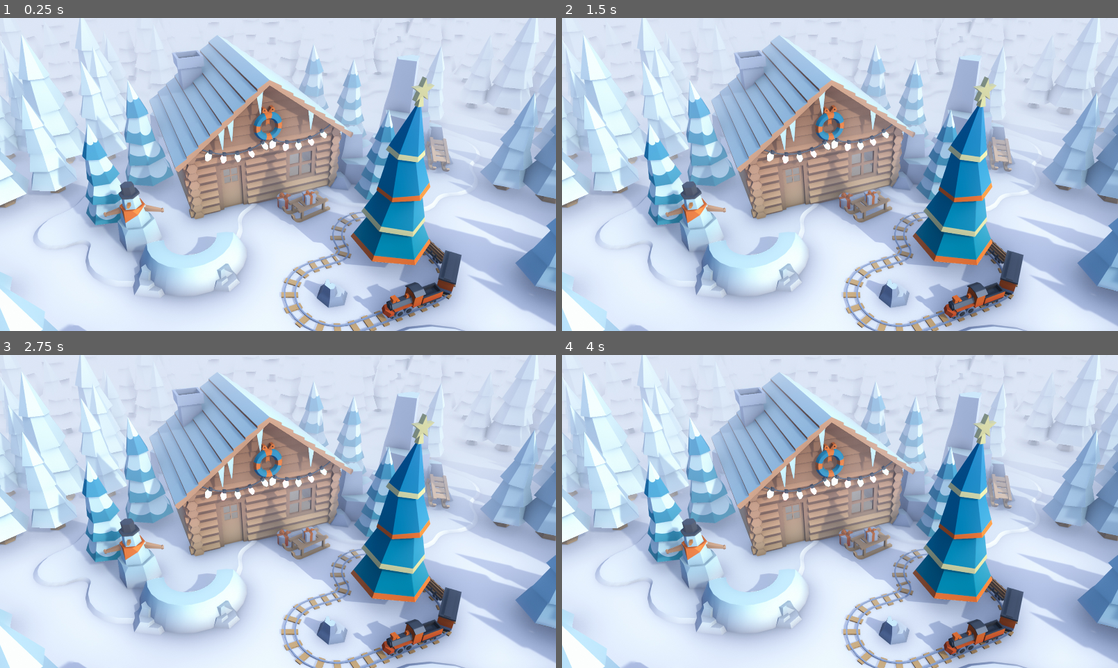
Above: before the commit, frames 1-4 (two rows, left to right).
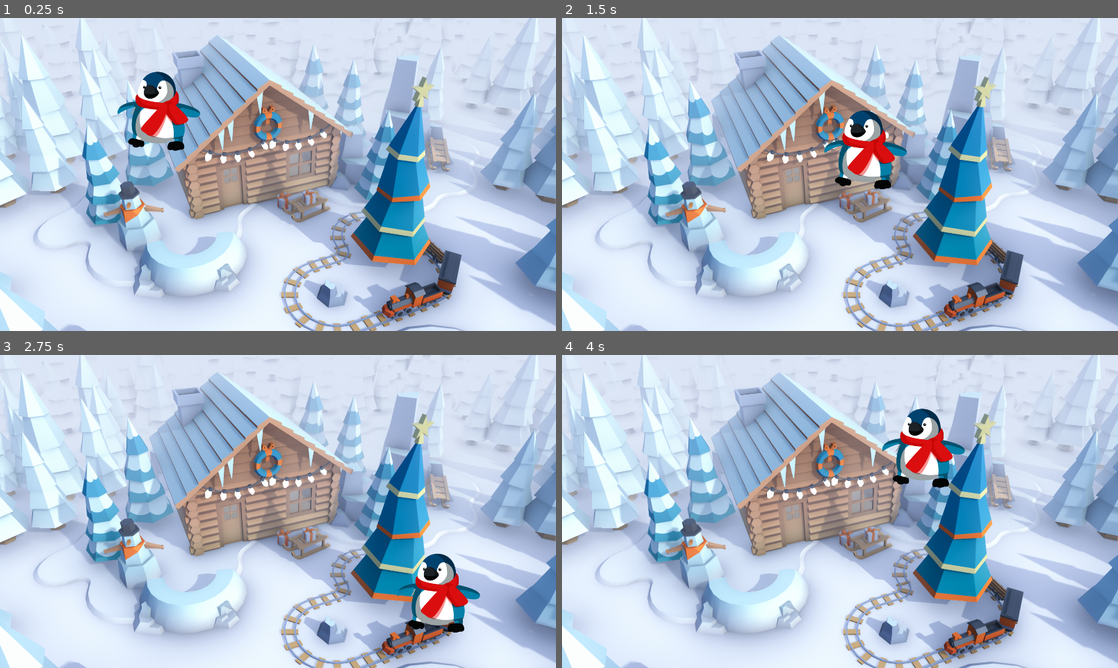
Above: after the commit, the same moments.

Repository: tobynk/toby-final-project
Game: Godot game, scene res://world.tscn
Two runs of this game, one before a commit and one after it. Both use one fixed random seed, a clock stepped at 60 frames per second and the inputs below. Before the commit the project has no main scene; this scene is started directly in both runs.
Inputs:
- Up to frame 1 (0.25 s): no input
- Up to frame 2 (1.5 s): tap Enter at 0.5 s; hold D (move_right, bound only after the commit) 0.53-1.28 s; hold S (move_down, bound only after the commit) from 1.28 s (still down)
- Up to frame 3 (2.75 s): release S (move_down, bound only after the commit) at 2.03 s; hold D (move_right, bound only after the commit) from 2.03 s (still down)
- Up to frame 4 (4 s): release D (move_right, bound only after the commit) at 2.78 s; hold W (move_up, bound only after the commit) 2.78-3.53 s; hold A (move_left, bound only after the commit) from 3.53 s (still down)

The runs differ from the first frame. In frame 1, 2.1% of the frame differs, in the area x 21-36%, y 17-43%; in frame 2, 2.0%; in frame 3, 2.0%; in frame 4, 2.1%, in the area x 57-73%, y 17-43%.

Commit message:
player scene complete

Diff:
--- /dev/null
+++ b/Your-Name-Semester01-Performance-Task/Player.gd
@@ -0,0 +1,18 @@
+extends Area2D
+@export var speed = 400
+
+
+# Called every frame. 'delta' is the elapsed time since the previous frame.
+func _process(delta):
+	var velocity = Vector2.ZERO
+	if Input.is_action_pressed("move_right"):
+		velocity.x += 1
+	if Input.is_action_pressed("move_left"):
+		velocity.x -= 1
+	if Input.is_action_pressed("move_down"):
+		velocity.y += 1
+	if Input.is_action_pressed("move_up"):
+		velocity.y -= 1
+	if velocity.length() > 0:
+		velocity = velocity.normalized() * speed
+	position += velocity * delta
--- /dev/null
+++ b/Your-Name-Semester01-Performance-Task/player.tscn
@@ -0,0 +1,17 @@
+[gd_scene load_steps=4 format=3 uid="uid://cg23ckt6lec6f"]
+
+[ext_resource type="Script" path="res://Player.gd" id="1_ae80h"]
+[ext_resource type="Texture2D" uid="uid://vs551jdj25r0" path="res://assets/player.png" id="2_yi372"]
+
+[sub_resource type="RectangleShape2D" id="RectangleShape2D_cy25u"]
+size = Vector2(291, 273)
+
+[node name="Player" type="Area2D"]
+script = ExtResource("1_ae80h")
+
+[node name="Sprite2D" type="Sprite2D" parent="."]
+texture = ExtResource("2_yi372")
+
+[node name="CollisionShape2D" type="CollisionShape2D" parent="."]
+position = Vector2(-0.5, -1.5)
+shape = SubResource("RectangleShape2D_cy25u")
--- a/Your-Name-Semester01-Performance-Task/project.godot
+++ b/Your-Name-Semester01-Performance-Task/project.godot
@@ -11,8 +11,36 @@
 [application]
 
 config/name="Your-Name-Performance-Task"
+run/main_scene="res://world.tscn"
 config/features=PackedStringArray("4.1", "Forward Plus")
 
 [display]
 
 window/stretch/mode="canvas_items"
+
+[input]
+
+move_left={
+"deadzone": 0.5,
+"events": [Object(InputEventKey,"resource_local_to_scene":false,"resource_name":"","device":-1,"window_id":0,"alt_pressed":false,"shift_pressed":false,"ctrl_pressed":false,"meta_pressed":false,"pressed":false,"keycode":0,"physical_keycode":65,"key_label":0,"unicode":97,"echo":false,"script":null)
+, Object(InputEventKey,"resource_local_to_scene":false,"resource_name":"","device":-1,"window_id":0,"alt_pressed":false,"shift_pressed":false,"ctrl_pressed":false,"meta_pressed":false,"pressed":false,"keycode":0,"physical_keycode":4194319,"key_label":0,"unicode":0,"echo":false,"script":null)
+]
+}
+move_right={
+"deadzone": 0.5,
+"events": [Object(InputEventKey,"resource_local_to_scene":false,"resource_name":"","device":-1,"window_id":0,"alt_pressed":false,"shift_pressed":false,"ctrl_pressed":false,"meta_pressed":false,"pressed":false,"keycode":0,"physical_keycode":68,"key_label":0,"unicode":100,"echo":false,"script":null)
+, Object(InputEventKey,"resource_local_to_scene":false,"resource_name":"","device":-1,"window_id":0,"alt_pressed":false,"shift_pressed":false,"ctrl_pressed":false,"meta_pressed":false,"pressed":false,"keycode":0,"physical_keycode":4194321,"key_label":0,"unicode":0,"echo":false,"script":null)
+]
+}
+move_up={
+"deadzone": 0.5,
+"events": [Object(InputEventKey,"resource_local_to_scene":false,"resource_name":"","device":-1,"window_id":0,"alt_pressed":false,"shift_pressed":false,"ctrl_pressed":false,"meta_pressed":false,"pressed":false,"keycode":0,"physical_keycode":87,"key_label":0,"unicode":119,"echo":false,"script":null)
+, Object(InputEventKey,"resource_local_to_scene":false,"resource_name":"","device":-1,"window_id":0,"alt_pressed":false,"shift_pressed":false,"ctrl_pressed":false,"meta_pressed":false,"pressed":false,"keycode":0,"physical_keycode":4194320,"key_label":0,"unicode":0,"echo":false,"script":null)
+]
+}
+move_down={
+"deadzone": 0.5,
+"events": [Object(InputEventKey,"resource_local_to_scene":false,"resource_name":"","device":-1,"window_id":0,"alt_pressed":false,"shift_pressed":false,"ctrl_pressed":false,"meta_pressed":false,"pressed":false,"keycode":0,"physical_keycode":83,"key_label":0,"unicode":115,"echo":false,"script":null)
+, Object(InputEventKey,"resource_local_to_scene":false,"resource_name":"","device":-1,"window_id":0,"alt_pressed":false,"shift_pressed":false,"ctrl_pressed":false,"meta_pressed":false,"pressed":false,"keycode":0,"physical_keycode":4194322,"key_label":0,"unicode":0,"echo":false,"script":null)
+]
+}
--- a/Your-Name-Semester01-Performance-Task/world.tscn
+++ b/Your-Name-Semester01-Performance-Task/world.tscn
@@ -1,6 +1,7 @@
-[gd_scene load_steps=2 format=3 uid="uid://duemjd0qhekrw"]
+[gd_scene load_steps=3 format=3 uid="uid://duemjd0qhekrw"]
 
 [ext_resource type="Texture2D" uid="uid://bwmny50vdxvr1" path="res://assets/wallpaperCabin.jpg" id="1_85gfb"]
+[ext_resource type="PackedScene" uid="uid://cg23ckt6lec6f" path="res://player.tscn" id="2_4jcat"]
 
 [node name="World" type="Node2D"]
 
@@ -8,3 +9,7 @@
 scale = Vector2(0.61, 0.61)
 texture = ExtResource("1_85gfb")
 centered = false
+
+[node name="Player" parent="." instance=ExtResource("2_4jcat")]
+position = Vector2(329, 193)
+scale = Vector2(0.61, 0.61)
